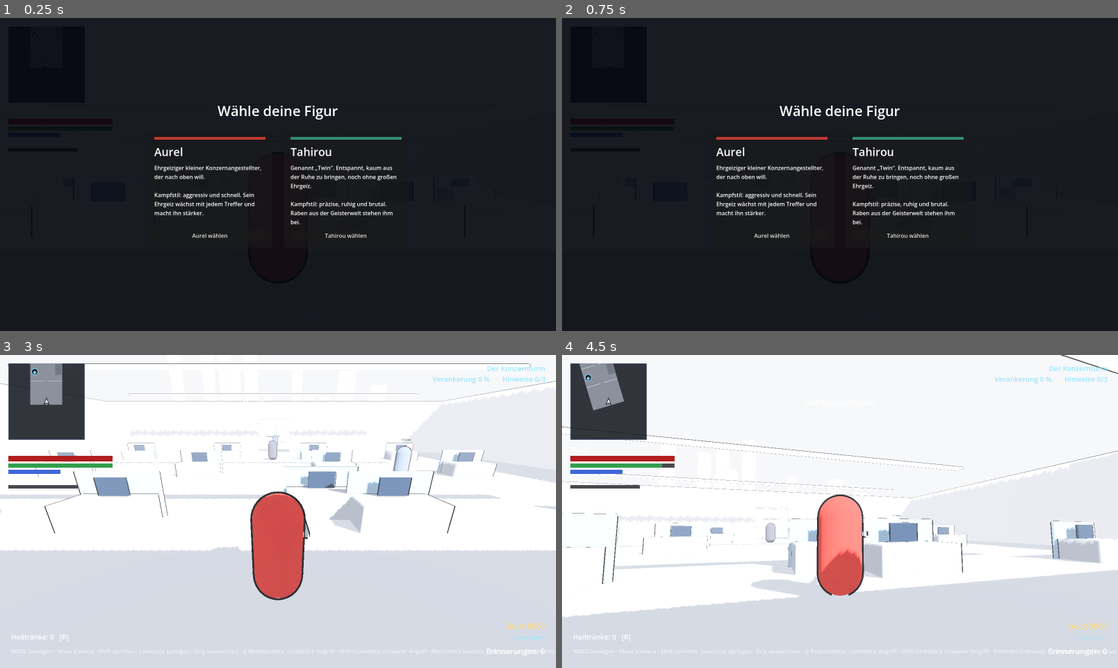
Above: before the commit, frames 1-4 (two rows, left to right).
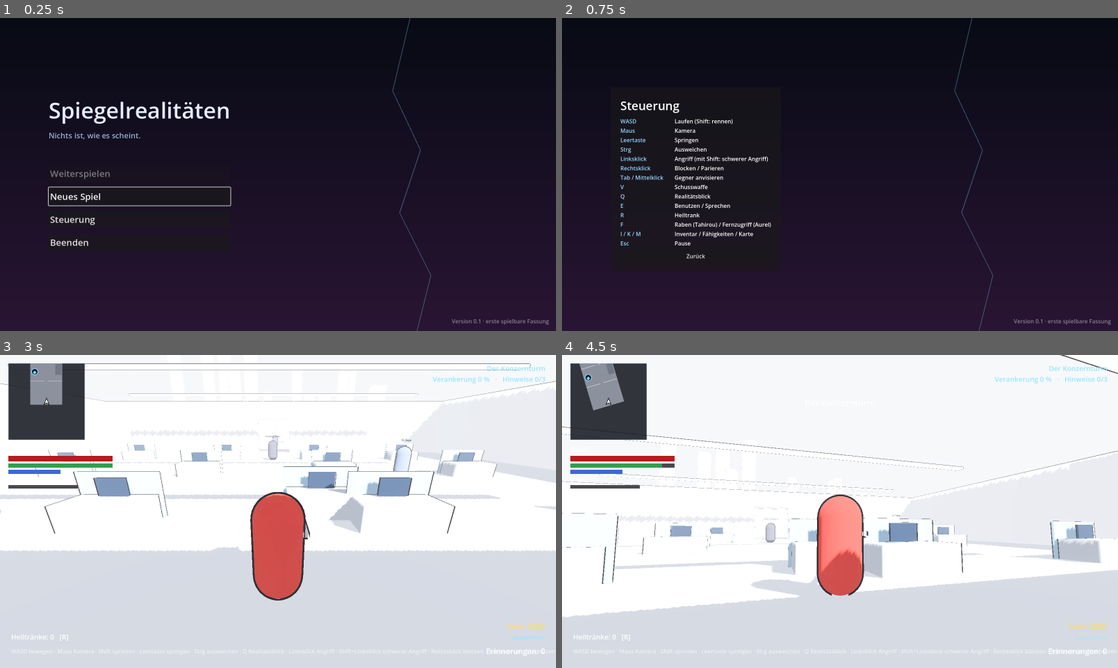
Above: after the commit, the same moments.

Repository: Aurelvonwatzdorf/nr1
Game: Godot game, scene res://scenes/ui/main_menu.tscn
The game is run twice, just before and just after one commit, with the same random seed, the same clock (stepped at 60 frames per second) and the same inputs. Before the commit the project starts from res://scenes/levels/corporate_tower.tscn.
Inputs (mouse positions are in pixels of both pictures, inside the frame that each line leads up to):
- Up to frame 1 (0.25 s): no input
- Up to frame 2 (0.75 s): click (701, 218) at 0.5 s, where only the run after the commit has a clickable "Steuerung"
- Up to frame 3 (3 s): click (133, 592) at 1.25 s, where only the run after the commit has a clickable "Zurück"; click (139, 533) at 2 s, where only the run after the commit has a clickable "Neues Spiel"; click "Aurel wählen" at 2.75 s
- Up to frame 4 (4.5 s): tap Enter at 3.5 s; move the mouse to (867, 511) at 3.52 s; hold W (move_forward) from 3.53 s (still down); click (867, 511) at 3.6 s; tap Space (jump) at 3.77 s; move the mouse to (812, 511) at 4.27 s; right-click (812, 511) at 4.35 s; click (812, 511) at 4.42 s

The runs differ from the first frame. In frame 1, 4.7% of the frame differs, in the area x 8-99%, y 0-100%; in frame 2, 4.7%; in frame 3, 0.7%; in frame 4, less than 0.1%.

Commit message:
Erste spielbare Fassung: Hauptmenü, Mac-App per Skript (mac_app_bauen.sh), Testhilfen nur im Editor, eigener Spielstand der App
Co-Authored-By: Claude Opus 5.5 <noreply@anthropic.com>
Claude-Session: https://claude.ai/code/session_01RjnwZ2TtYogGPE8DCJukRJ

Diff:
--- a/game/project.godot
+++ b/game/project.godot
@@ -12,7 +12,7 @@
 
 config/name="Spiegelrealitäten (Arbeitstitel)"
 config/description="Third-Person-Action-RPG in den Spiegelrealitäten der Konzerne."
-run/main_scene="res://scenes/levels/corporate_tower.tscn"
+run/main_scene="res://scenes/ui/main_menu.tscn"
 config/features=PackedStringArray("4.7", "Forward Plus")
 
 [autoload]
@@ -190,3 +190,4 @@
 [rendering]
 
 anti_aliasing/quality/msaa_3d=2
+textures/vram_compression/import_etc2_astc=true
--- /dev/null
+++ b/game/scenes/ui/main_menu.tscn
@@ -0,0 +1,12 @@
+[gd_scene format=3]
+
+[ext_resource type="Script" path="res://scripts/ui/main_menu.gd" id="1_menu"]
+
+[node name="MainMenu" type="Control"]
+layout_mode = 3
+anchors_preset = 15
+anchor_right = 1.0
+anchor_bottom = 1.0
+grow_horizontal = 2
+grow_vertical = 2
+script = ExtResource("1_menu")
--- a/game/scenes/ui/pause_menu.tscn
+++ b/game/scenes/ui/pause_menu.tscn
@@ -57,6 +57,11 @@
 layout_mode = 2
 text = "Neues Spiel (Spielstand löschen)"
 
+[node name="MainMenuButton" type="Button" parent="Center/Panel/Margin/Items"]
+unique_name_in_owner = true
+layout_mode = 2
+text = "Zum Hauptmenü"
+
 [node name="QuitButton" type="Button" parent="Center/Panel/Margin/Items"]
 unique_name_in_owner = true
 layout_mode = 2
--- a/game/scripts/systems/game_state.gd
+++ b/game/scripts/systems/game_state.gd
@@ -10,12 +10,16 @@
 	&"tahirou": "res://resources/characters/tahirou.tres",
 }
 
+## Erste Szene eines neuen Spiels (Der Konzernturm).
+const START_SCENE := "res://scenes/levels/corporate_tower.tscn"
+
 ## Testversion: Beim Start wird das Geld mindestens auf diesen Betrag
 ## aufgefüllt, damit man alles kaufen und ausprobieren kann. 0 = aus.
-## Für die fertige Version auf 0 setzen. (In den Tests aus.)
+## Gilt nur im Editor; die fertige Mac-App setzt es in _ready() auf 0.
+## (In den Tests aus.)
 var test_start_money: int = 5000
 ## Testversion: Spiritualität beim Laden eines Levels mindestens auf diese Stufe
-## heben (spart langes Beten). Für die fertige Version auf 0 setzen.
+## heben (spart langes Beten). Wie oben nur im Editor.
 var test_start_spirituality: int = 3
 
 ## Bei neuem Spiel die Charakterauswahl zeigen? (Im Rauchtest aus.)
@@ -127,6 +131,13 @@
 
 
 ## Wählt eine Figur anhand ihrer ID (wird ab M4 vom Auswahlbildschirm genutzt).
+func _ready() -> void:
+	# Fertige Version (exportierte App): keine Testhilfen.
+	if not OS.is_debug_build():
+		test_start_money = 0
+		test_start_spirituality = 0
+
+
 func select_character(id: StringName) -> bool:
 	if not CHARACTER_PATHS.has(id):
 		push_warning("Unbekannte Figur: %s" % id)
--- a/game/scripts/systems/save_system.gd
+++ b/game/scripts/systems/save_system.gd
@@ -13,6 +13,9 @@
 
 
 func _ready() -> void:
+	# Die fertige App hat einen eigenen Spielstand, getrennt vom Testen im Editor.
+	if not OS.is_debug_build():
+		save_path = "user://spielstand.json"
 	EventBus.anchor_mirror_rested.connect(func(_m: Node3D, _p: Player) -> void: save_game())
 
 
--- /dev/null
+++ b/game/scripts/ui/main_menu.gd
@@ -0,0 +1,219 @@
+class_name MainMenu
+extends Control
+## Hauptmenü beim Start des Spiels: Weiterspielen, Neues Spiel, Steuerung,
+## Beenden. Baut seine Oberfläche im Code.
+
+const SCENE := "res://scenes/ui/main_menu.tscn"
+const TITLE := "Spiegelrealitäten"
+const VERSION_TEXT := "Version 0.1 · erste spielbare Fassung"
+const CONTROLS := [
+	["WASD", "Laufen (Shift: rennen)"],
+	["Maus", "Kamera"],
+	["Leertaste", "Springen"],
+	["Strg", "Ausweichen"],
+	["Linksklick", "Angriff (mit Shift: schwerer Angriff)"],
+	["Rechtsklick", "Blocken / Parieren"],
+	["Tab / Mittelklick", "Gegner anvisieren"],
+	["V", "Schusswaffe"],
+	["Q", "Realitätsblick"],
+	["E", "Benutzen / Sprechen"],
+	["R", "Heiltrank"],
+	["F", "Raben (Tahirou) / Fernzugriff (Aurel)"],
+	["I / K / M", "Inventar / Fähigkeiten / Karte"],
+	["Esc", "Pause"],
+]
+
+## Szenen wechseln? (Im Test aus.)
+var change_scene: bool = true
+
+var continue_button: Button
+var new_game_button: Button
+var controls_button: Button
+var quit_button: Button
+var _menu_box: VBoxContainer
+var _controls_panel: PanelContainer
+var _confirm_panel: PanelContainer
+
+
+func _ready() -> void:
+	set_anchors_preset(Control.PRESET_FULL_RECT)
+	Input.mouse_mode = Input.MOUSE_MODE_VISIBLE
+	get_tree().paused = false
+	_build_background()
+	_build_menu()
+	_controls_panel = _build_controls()
+	_confirm_panel = _build_confirm()
+	continue_button.disabled = not SaveSystem.has_save()
+	(continue_button if not continue_button.disabled else new_game_button).grab_focus.call_deferred()
+
+
+func _unhandled_input(event: InputEvent) -> void:
+	if event.is_action_pressed(&"menu") and (_controls_panel.visible or _confirm_panel.visible):
+		_show_menu()
+		get_viewport().set_input_as_handled()
+
+
+## Gespeichertes Spiel laden und in die gespeicherte Welt wechseln.
+func continue_game() -> void:
+	if not SaveSystem.load_game():
+		return
+	var target := GameState.current_scene
+	if target == "" or not ResourceLoader.exists(target):
+		target = GameState.START_SCENE
+	_go(target)
+
+
+## Spielstand löschen und im Konzernturm neu beginnen (Figurenwahl folgt dort).
+func start_new_game() -> void:
+	SaveSystem.delete_save()
+	GameState.reset()
+	_go(GameState.START_SCENE)
+
+
+func _go(scene: String) -> void:
+	if change_scene:
+		get_tree().change_scene_to_file(scene)
+
+
+func _on_new_game_pressed() -> void:
+	if SaveSystem.has_save():
+		_menu_box.visible = false
+		_confirm_panel.visible = true
+	else:
+		start_new_game()
+
+
+func _show_menu() -> void:
+	_controls_panel.visible = false
+	_confirm_panel.visible = false
+	_menu_box.visible = true
+	new_game_button.grab_focus()
+
+
+func _build_background() -> void:
+	var gradient := Gradient.new()
+	gradient.set_color(0, Color(0.03, 0.04, 0.08))
+	gradient.set_color(1, Color(0.16, 0.08, 0.2))
+	var texture := GradientTexture2D.new()
+	texture.gradient = gradient
+	texture.fill_from = Vector2(0.5, 0.0)
+	texture.fill_to = Vector2(0.5, 1.0)
+	var background := TextureRect.new()
+	background.texture = texture
+	background.stretch_mode = TextureRect.STRETCH_SCALE
+	background.set_anchors_preset(Control.PRESET_FULL_RECT)
+	add_child(background)
+	# Ein feiner Riss quer durchs Bild: das Motiv der Spiegelrealitäten.
+	var crack := Line2D.new()
+	crack.width = 2.0
+	crack.default_color = Color(0.55, 0.85, 1.0, 0.35)
+	crack.points = PackedVector2Array([Vector2(1180, 0), Vector2(1130, 210), Vector2(1210, 380),
+		Vector2(1150, 560), Vector2(1240, 740), Vector2(1200, 900)])
+	add_child(crack)
+	var version := Label.new()
+	version.text = VERSION_TEXT
+	version.modulate = Color(1, 1, 1, 0.45)
+	version.set_anchors_preset(Control.PRESET_BOTTOM_RIGHT)
+	version.position = Vector2(-340, -40)
+	version.size = Vector2(320, 24)
+	version.horizontal_alignment = HORIZONTAL_ALIGNMENT_RIGHT
+	add_child(version)
+
+
+func _build_menu() -> void:
+	_menu_box = VBoxContainer.new()
+	_menu_box.position = Vector2(140, 220)
+	_menu_box.custom_minimum_size = Vector2(420, 0)
+	_menu_box.add_theme_constant_override(&"separation", 14)
+	add_child(_menu_box)
+	var title := Label.new()
+	title.text = TITLE
+	title.add_theme_font_size_override(&"font_size", 64)
+	title.add_theme_color_override(&"font_color", Color(0.9, 0.93, 1.0))
+	_menu_box.add_child(title)
+	var subtitle := Label.new()
+	subtitle.text = "Nichts ist, wie es scheint."
+	subtitle.add_theme_font_size_override(&"font_size", 22)
+	subtitle.modulate = Color(0.7, 0.85, 1.0, 0.8)
+	_menu_box.add_child(subtitle)
+	var spacer := Control.new()
+	spacer.custom_minimum_size = Vector2(0, 40)
+	_menu_box.add_child(spacer)
+	continue_button = _menu_button("Weiterspielen", continue_game)
+	new_game_button = _menu_button("Neues Spiel", _on_new_game_pressed)
+	controls_button = _menu_button("Steuerung", func() -> void:
+		_menu_box.visible = false
+		_controls_panel.visible = true)
+	quit_button = _menu_button("Beenden", func() -> void: get_tree().quit())
+
+
+func _menu_button(text: String, action: Callable) -> Button:
+	var button := Button.new()
+	button.text = text
+	button.alignment = HORIZONTAL_ALIGNMENT_LEFT
+	button.custom_minimum_size = Vector2(320, 52)
+	button.add_theme_font_size_override(&"font_size", 26)
+	button.pressed.connect(action)
+	_menu_box.add_child(button)
+	return button
+
+
+func _panel(heading: String) -> Array:
+	var panel := PanelContainer.new()
+	panel.position = Vector2(140, 200)
+	panel.visible = false
+	add_child(panel)
+	var margin := MarginContainer.new()
+	for side: String in ["left", "right", "top", "bottom"]:
+		margin.add_theme_constant_override("margin_" + side, 28)
+	panel.add_child(margin)
+	var box := VBoxContainer.new()
+	box.add_theme_constant_override(&"separation", 10)
+	margin.add_child(box)
+	var label := Label.new()
+	label.text = heading
+	label.add_theme_font_size_override(&"font_size", 34)
+	box.add_child(label)
+	return [panel, box]
+
+
+func _build_controls() -> PanelContainer:
+	var parts := _panel("Steuerung")
+	var box: VBoxContainer = parts[1]
+	var grid := GridContainer.new()
+	grid.columns = 2
+	grid.add_theme_constant_override(&"h_separation", 32)
+	for row: Array in CONTROLS:
+		var key := Label.new()
+		key.text = row[0]
+		key.add_theme_color_override(&"font_color", Color(0.6, 0.85, 1.0))
+		var what := Label.new()
+		what.text = row[1]
+		grid.add_child(key)
+		grid.add_child(what)
+	box.add_child(grid)
+	var back := Button.new()
+	back.text = "Zurück"
+	back.pressed.connect(_show_menu)
+	box.add_child(back)
+	return parts[0]
+
+
+func _build_confirm() -> PanelContainer:
+	var parts := _panel("Neues Spiel?")
+	var box: VBoxContainer = parts[1]
+	var text := Label.new()
+	text.text = "Dein bisheriger Spielstand wird gelöscht."
+	box.add_child(text)
+	var row := HBoxContainer.new()
+	row.add_theme_constant_override(&"separation", 16)
+	var yes := Button.new()
+	yes.text = "Ja, neu beginnen"
+	yes.pressed.connect(start_new_game)
+	var no := Button.new()
+	no.text = "Abbrechen"
+	no.pressed.connect(_show_menu)
+	row.add_child(yes)
+	row.add_child(no)
+	box.add_child(row)
+	return parts[0]
--- a/game/scripts/ui/pause_menu.gd
+++ b/game/scripts/ui/pause_menu.gd
@@ -1,10 +1,11 @@
 class_name PauseMenu
 extends GameMenu
-## Pausenmenü (Esc): Fortsetzen, Speichern, Beenden.
+## Pausenmenü (Esc): Fortsetzen, Speichern, Neues Spiel, Hauptmenü, Beenden.
 
 @onready var resume_button: Button = %ResumeButton
 @onready var save_button: Button = %SaveButton
 @onready var new_game_button: Button = %NewGameButton
+@onready var main_menu_button: Button = %MainMenuButton
 @onready var quit_button: Button = %QuitButton
 @onready var status_label: Label = %StatusLabel
 
@@ -14,6 +15,7 @@
 	resume_button.pressed.connect(close)
 	save_button.pressed.connect(_on_save_pressed)
 	new_game_button.pressed.connect(_on_new_game_pressed)
+	main_menu_button.pressed.connect(_on_main_menu_pressed)
 	quit_button.pressed.connect(func() -> void: get_tree().quit())
 
 
@@ -39,8 +41,15 @@
 	SaveSystem.delete_save()
 	GameState.reset()
 	close()
-	# Neues Spiel beginnt immer in der Startszene (dem Konzernturm).
-	get_tree().change_scene_to_file(ProjectSettings.get_setting("application/run/main_scene"))
+	# Neues Spiel beginnt immer im Konzernturm.
+	get_tree().change_scene_to_file(GameState.START_SCENE)
+
+
+## Zurück ins Hauptmenü (vorher speichern, damit nichts verloren geht).
+func _on_main_menu_pressed() -> void:
+	SaveSystem.save_game()
+	close()
+	get_tree().change_scene_to_file(MainMenu.SCENE)
 
 
 func _on_save_pressed() -> void:
--- a/game/tests/reality_test.gd
+++ b/game/tests/reality_test.gd
@@ -6,6 +6,7 @@
 const TOWER := preload("res://scenes/levels/corporate_tower.tscn")
 const MIRROR_CITY := preload("res://scenes/levels/mirror_city_reality.tscn")
 const SPIRIT_WORLD := preload("res://scenes/levels/spirit_world.tscn")
+const MAIN_MENU := preload("res://scenes/ui/main_menu.tscn")
 
 var _failures: int = 0
 
@@ -78,6 +79,7 @@
 
 	reality.queue_free()
 	await _frames(3)
+	await _test_main_menu()
 	await _test_tower()
 	await _test_mirror_city()
 	await _test_spirit_world()
@@ -87,6 +89,28 @@
 	get_tree().quit(0 if _failures == 0 else 1)
 
 
+## Hauptmenü: Weiterspielen nur mit Spielstand, Neues Spiel löscht ihn.
+func _test_main_menu() -> void:
+	SaveSystem.delete_save()
+	var menu := MAIN_MENU.instantiate() as MainMenu
+	menu.change_scene = false
+	add_child(menu)
+	await _frames(2)
+	_check(menu.continue_button.disabled and not menu.new_game_button.disabled, "Hauptmenü: ohne Spielstand kein „Weiterspielen“")
+	menu.queue_free()
+	GameState.money = 77
+	SaveSystem.save_game()
+	menu = MAIN_MENU.instantiate() as MainMenu
+	menu.change_scene = false
+	add_child(menu)
+	await _frames(2)
+	_check(not menu.continue_button.disabled, "Hauptmenü: mit Spielstand geht „Weiterspielen“")
+	menu.start_new_game()
+	_check(not SaveSystem.has_save() and GameState.money == 0, "Hauptmenü: Neues Spiel beginnt frisch")
+	menu.queue_free()
+	await _frames(2)
+
+
 ## Der Konzernturm (Spielstart): Aufbau, Tutorial, Hinweise, Adam, Zusammenbruch.
 func _test_tower() -> void:
 	GameState.reset()
@@ -95,8 +119,9 @@
 	add_child(tower)
 	await _frames(5)
 	var player: Player = tower.get_node("Player")
-	_check(get_tree().get_first_node_in_group(&"reality") == tower and ProjectSettings.get_setting("application/run/main_scene") == "res://scenes/levels/corporate_tower.tscn",
-		"Das Spiel beginnt im Konzernturm")
+	_check(get_tree().get_first_node_in_group(&"reality") == tower and GameState.START_SCENE == "res://scenes/levels/corporate_tower.tscn"
+		and ProjectSettings.get_setting("application/run/main_scene") == MainMenu.SCENE,
+		"Das Spiel startet im Hauptmenü, ein neues Spiel im Konzernturm")
 	_check(tower.get_node("Clues").get_child_count() == 3 and tower.get_node("Enemies").get_child_count() == 3, "Turm: 3 Risse, 3 Wachen")
 	var adam: Adam = tower.get_node("NPCs/Adam")
 	_check(not adam.visible, "Adam ist noch nicht da")
Not shown, added: game/export_presets.cfg
Not shown, added: game/scripts/ui/main_menu.gd.uid
Not shown, added: .gitignore
Not shown, changed: CLAUDE.md
Not shown, changed: README.md
Not shown, changed: STAND.md
Not shown, added: game/tools/mac_app_bauen.sh
